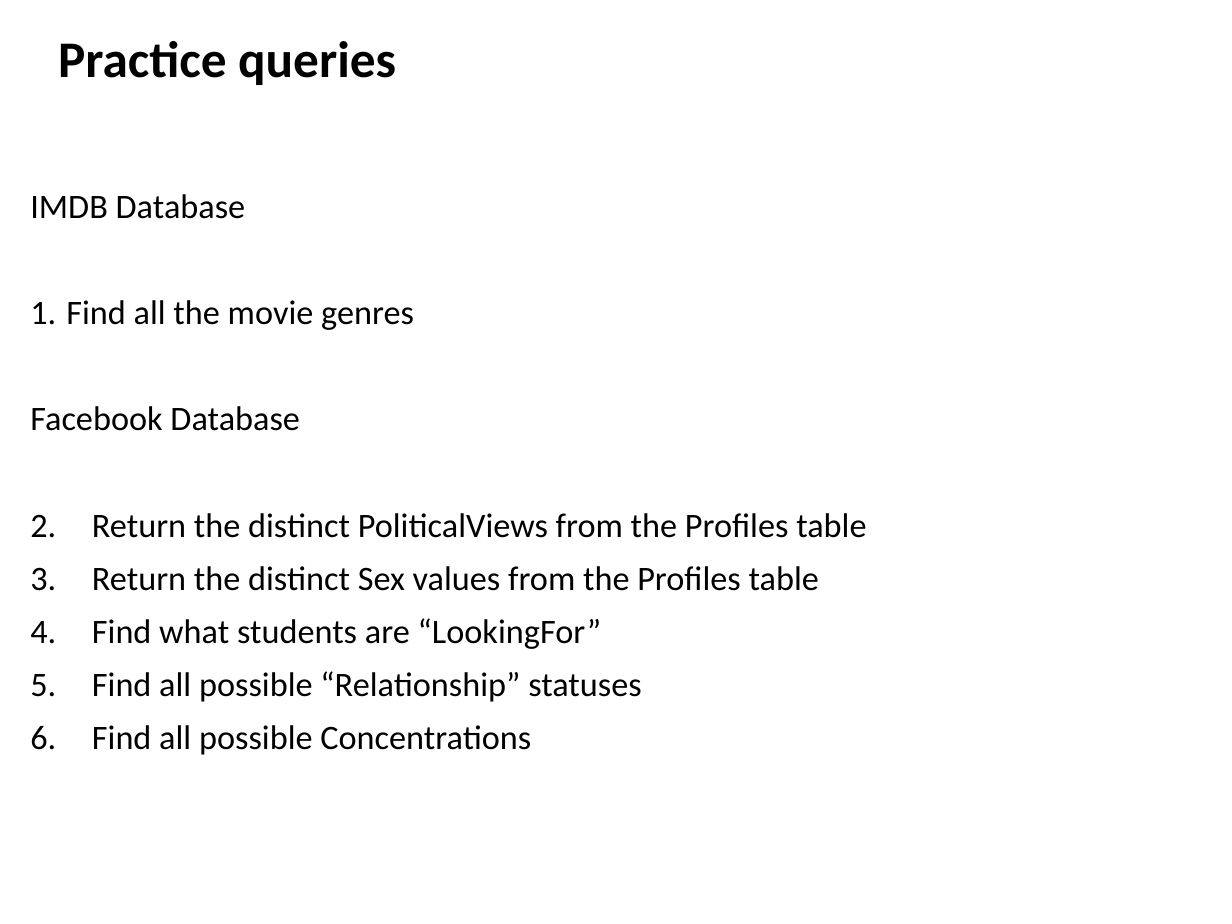
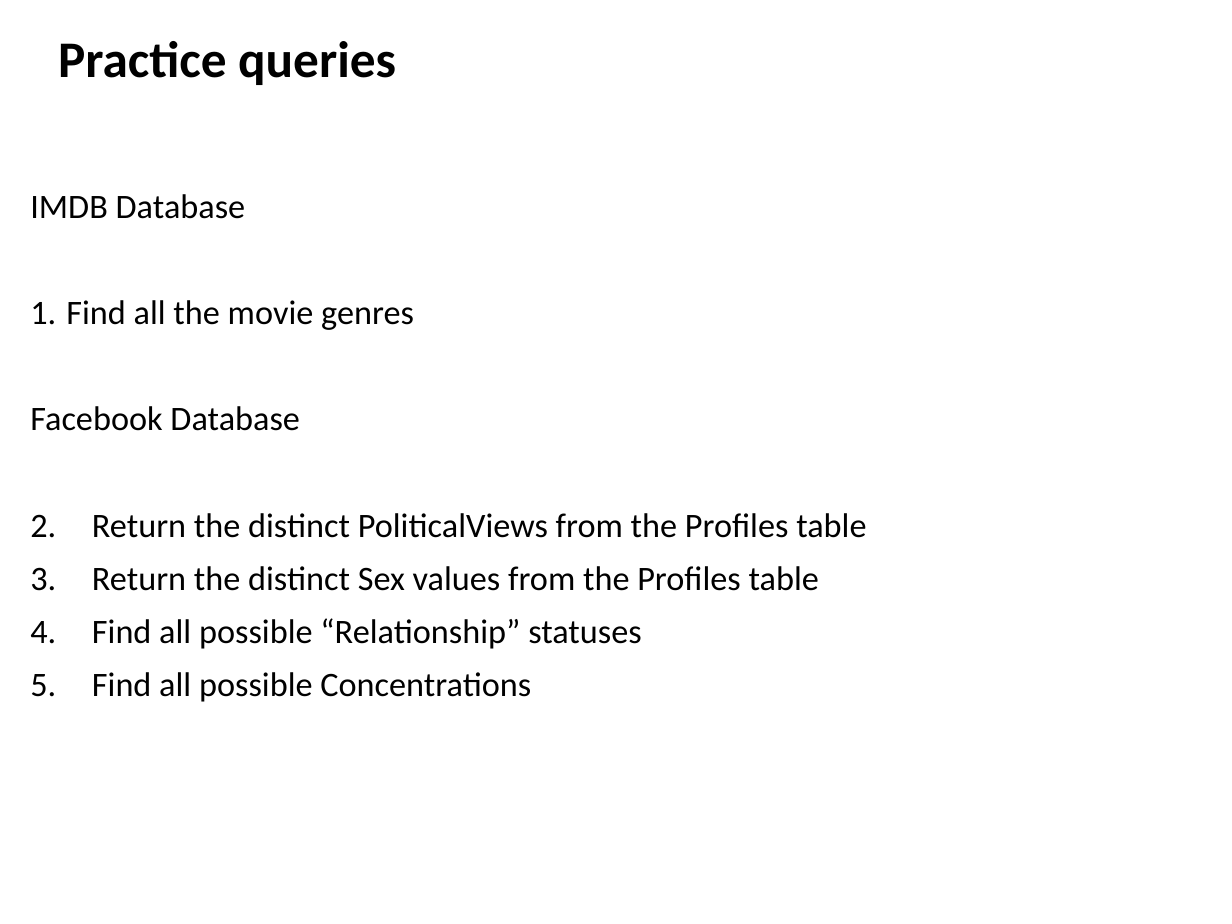
Before and after one commit to ipeirotis/introduction-to-databases, a slide deck: slide 14 of session2/B-SQL_Selection_Queries.pptx. Drawn at 1232x924 pixels with LibreOffice and Linux fonts; fonts in the diff are those of the drawing. Boxes give left, top, right and bottom in pixels: in the first picture for what was removed or moved away, otherwise in the second. Text is boxed around its words. In the diff, an @@ line names an element or a change of style, - is before the commit and + after.

```diff
--- a/session2/B-SQL_Selection_Queries.pptx
+++ b/session2/B-SQL_Selection_Queries.pptx
@@ text at bbox=[92, 618, 602, 649]: paragraph removed @@
-3. Find what students are “LookingFor”
```
